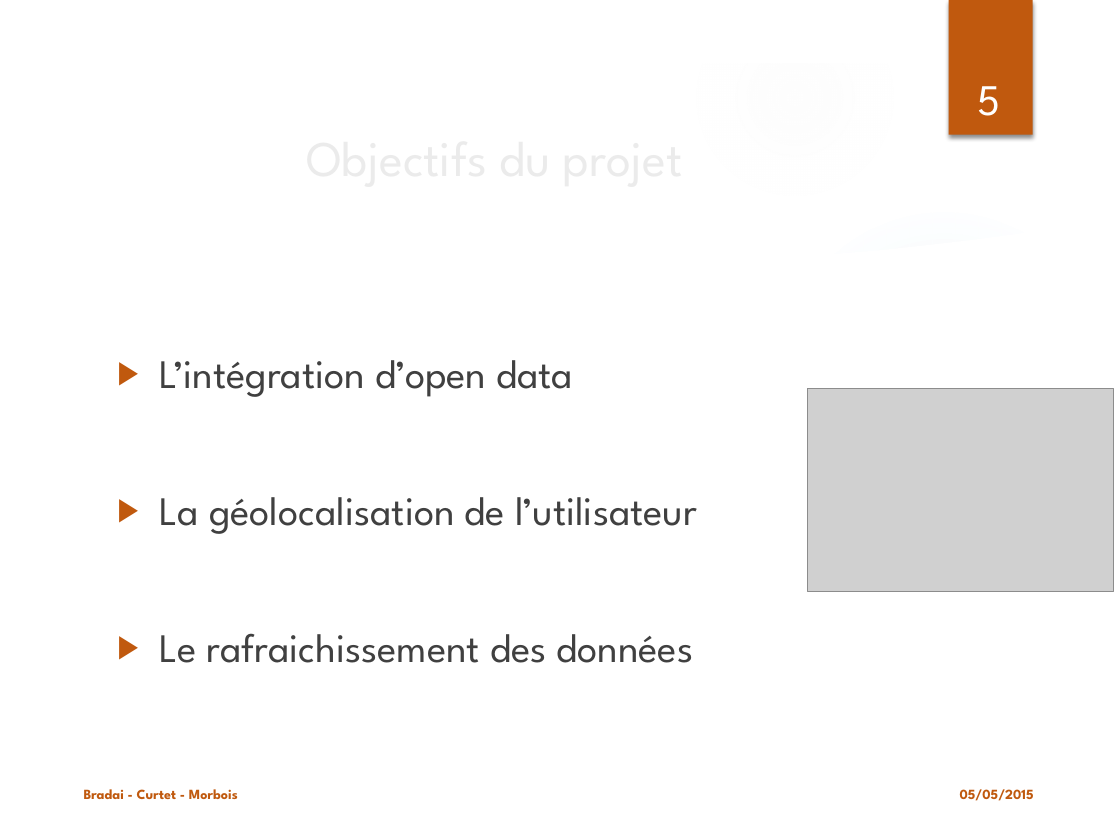
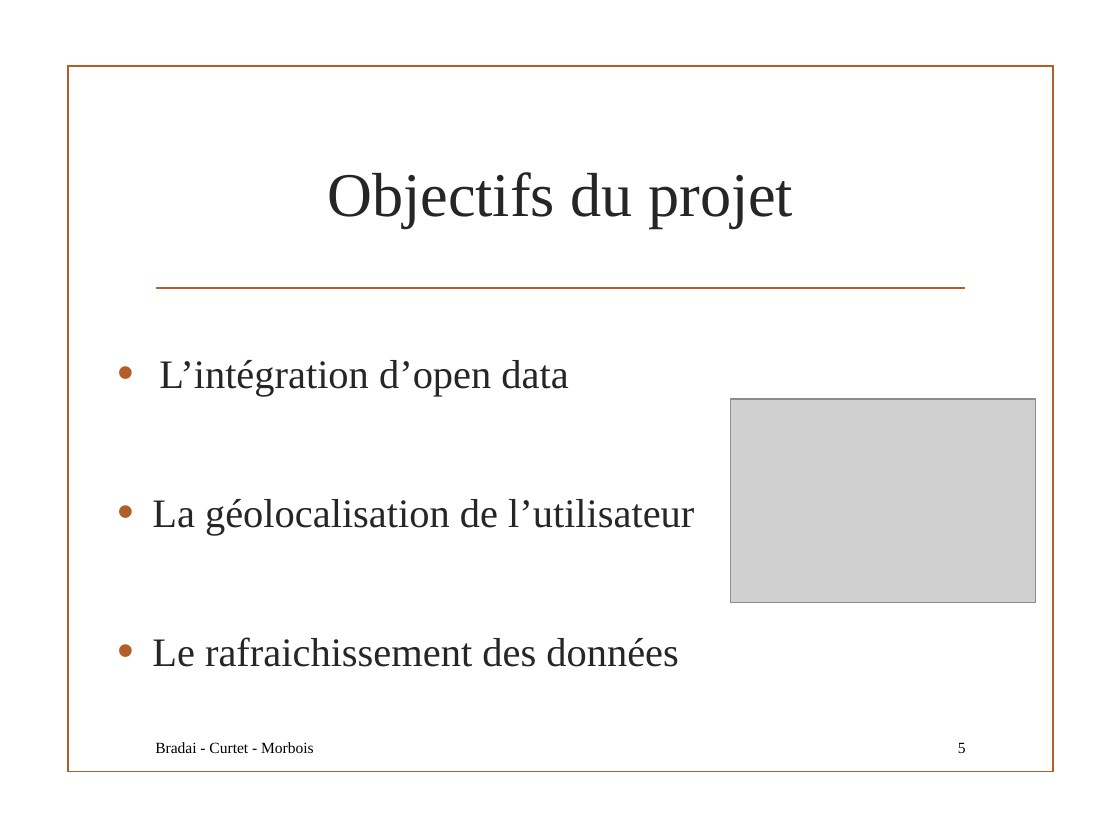
Before and after one commit to haithambradai/archi-velo, a slide deck: slide 5 of Projet ArchiWeb.pptx. Drawn at 1120x840 pixels with LibreOffice and Linux fonts; fonts in the diff are those of the drawing; grey boxes stand for pictures; background and template pictures are left out. Boxes give left, top, right and bottom in pixels: in the first picture for what was removed or moved away, otherwise in the second. Text is boxed around its words. In the diff, an @@ line names an element or a change of style, - is before the commit and + after.

```diff
--- a/Projet ArchiWeb.pptx
+++ b/Projet ArchiWeb.pptx
@@ group removed at <box>0,0,1120,840</box>: 5 ellipses, 3 freeform shapes @@
@@ rectangle removed at <box>949,0,1033,134</box> @@
@@ rectangle added at <box>68,66,1053,772</box>, outline #B15E28 1.25 pt @@
@@ title "Objectifs du projet": place and size @@
-title "Objectifs du projet" at <box>106,113,884,200</box>
+title "Objectifs du projet" at <box>327,172,793,228</box>
@@ title "Objectifs du projet" at <box>327,172,793,228</box>: size 32 to 40 pt, font League Spartan to Times New Roman, text colour #EBEBEB to #262626 @@
@@ text "L’intégration d’open data" at <box>152,360,694,667</box>: font League Spartan to Times New Roman, text colour #404040 to #262626; bullet ▶ to •; more space between paragraphs; bullet colour #C0590E to #B15E28 @@
@@ line added from (157, 289) to (964, 289), #B15E28 1.25 pt @@
@@ picture: place and size @@
-picture at <box>808,389,1113,592</box>
+picture at <box>730,399,1036,603</box>
@@ text "Bradai - Curtet - Morbois": place and size @@
-text "Bradai - Curtet - Morbois" at <box>84,789,238,799</box>
+text "Bradai - Curtet - Morbois" at <box>155,742,314,753</box>
@@ text "Bradai - Curtet - Morbois" at <box>155,742,314,753</box>: size 9 to 10 pt, font League Spartan to Times New Roman, text colour #C0590E to #000000, bold off; vertical alignment bottom to middle @@
@@ page number: place and size @@
-page number at <box>977,86,1000,116</box>
+page number at <box>958,742,966,753</box>
@@ page number at <box>958,742,966,753</box>: size 28 to 10 pt, font League Spartan to Times New Roman, text colour #FFFFFF to #000000; alignment centre to right; vertical alignment bottom to middle @@
@@ text removed at <box>960,789,1034,801</box> @@
-05/05/2015
```
Also in this commit, not shown: 16 other slides changed.
